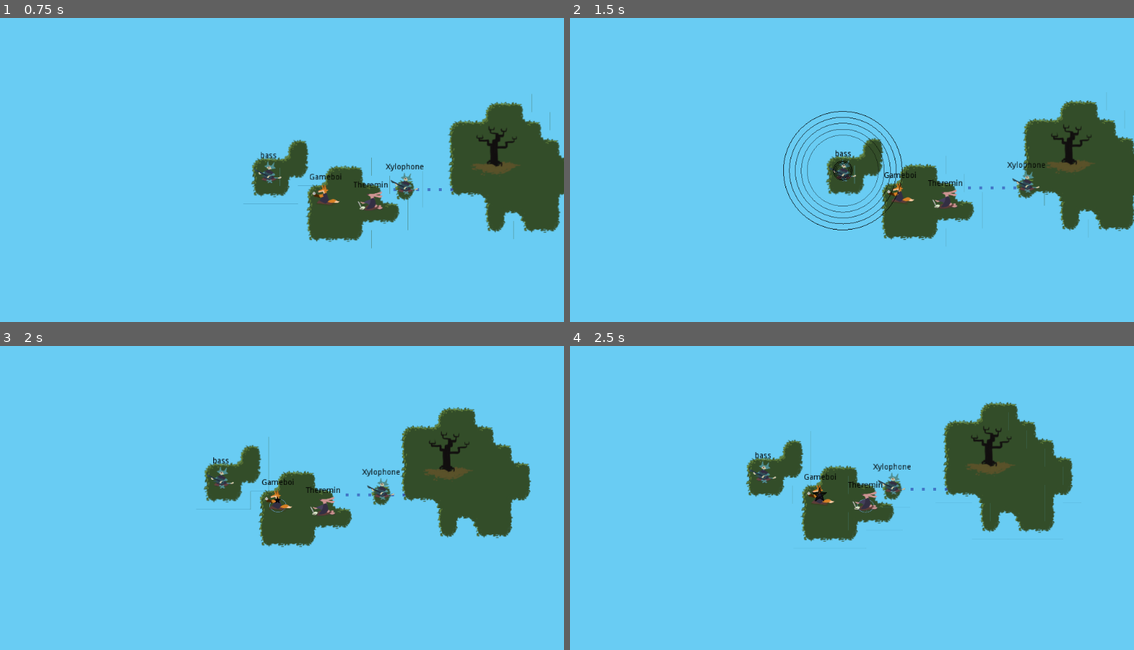
Above: before the commit, frames 1-4 (two rows, left to right).
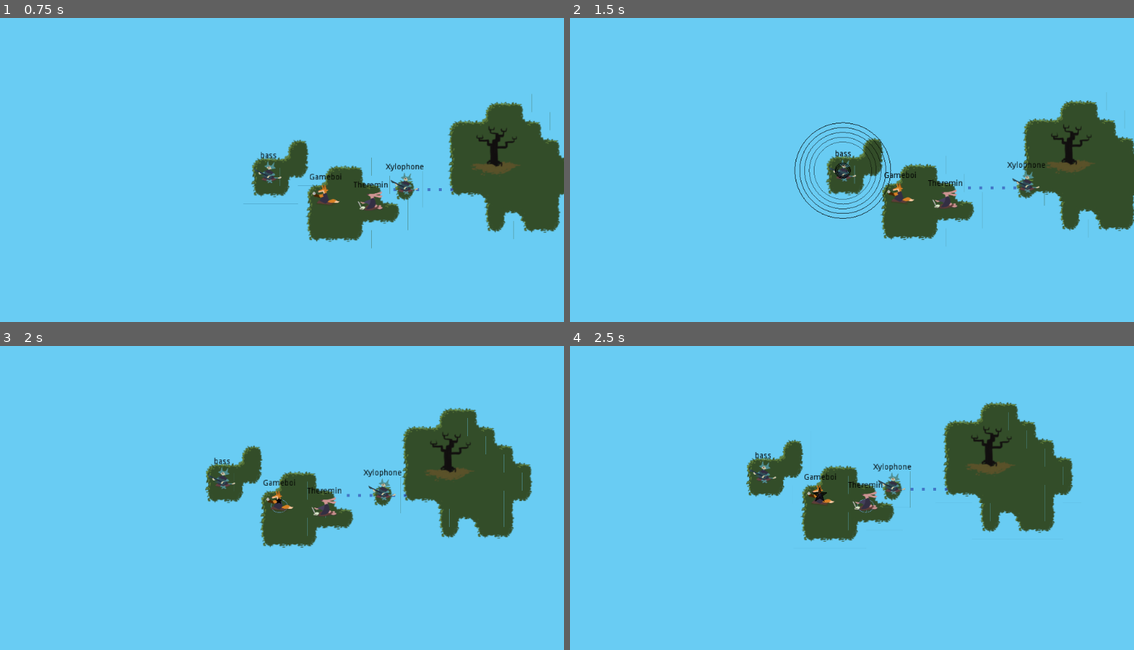
Above: after the commit, the same moments.

Repository: uspgamedev/skyjammers
Game: Godot game, scene res://menus/stage-selector/main.tscn
Two runs of this game, one before a commit and one after it. Both use one fixed random seed, a clock stepped at 60 frames per second and the inputs below. Sound files missing from this copy of the repository are replaced by a short silence.
Inputs:
- Up to frame 1 (0.75 s): click "Stage 01" at 0.5 s
- Up to frame 2 (1.5 s): tap Enter (ui_accept) at 1.25 s; hold Space (action_play) from 1.28 s (still down)
- Up to frame 3 (2 s): keep holding Space (action_play); tap Enter (ui_accept) at 1.52 s
- Up to frame 4 (2.5 s): release Space (action_play) at 2.03 s; tap Space (action_play) at 2.1 s; tap Enter (ui_accept) at 2.27 s

Frame 1 is identical in both runs. In frame 2, 1.4% of the frame differs, in the area x 37-59%, y 30-70%; in frame 3, 2.4%, in the area x 36-95%, y 20-67%; in frame 4, 0.1%.

Commit message:
Making test levels

Diff:
--- a/game/Instruments/Bass/Bass.tscn
+++ b/game/Instruments/Bass/Bass.tscn
@@ -3,8 +3,6 @@
 [ext_resource path="res://Instruments/Instrument.tscn" type="PackedScene" id=1]
 
 [node name="Bass" instance=ExtResource( 1 )]
-
-growth = 15.0
 
 [node name="Label" type="Label" parent="." index="4"]
 
--- a/game/menus/stage-selector/main.tscn
+++ b/game/menus/stage-selector/main.tscn
@@ -1,11 +1,10 @@
-[gd_scene load_steps=7 format=2]
+[gd_scene load_steps=6 format=2]
 
 [ext_resource path="res://menus/theme.tres" type="Theme" id=1]
 [ext_resource path="res://menus/stage-selector/button.tscn" type="PackedScene" id=2]
 [ext_resource path="res://stages/stage01.tscn" type="PackedScene" id=3]
-[ext_resource path="res://stages/stage02.tscn" type="PackedScene" id=4]
-[ext_resource path="res://stages/stage03.tscn" type="PackedScene" id=5]
-[ext_resource path="res://test/TheFinalStage.tscn" type="PackedScene" id=6]
+[ext_resource path="res://stages/stage03.tscn" type="PackedScene" id=4]
+[ext_resource path="res://test/TheFinalStage.tscn" type="PackedScene" id=5]
 
 [node name="StageSelector" type="Control"]
 
@@ -78,18 +77,18 @@
 margin_left = 160.0
 margin_right = 316.0
 text = " Stage 02 "
-stage_scene = ExtResource( 4 )
+stage_scene = ExtResource( 3 )
 
 [node name="Button3" parent="Panel/VBoxContainer/GridContainer" index="2" instance=ExtResource( 2 )]
 
 margin_left = 320.0
 margin_right = 460.0
 text = "Stage 03"
-stage_scene = ExtResource( 5 )
+stage_scene = ExtResource( 4 )
 
 [node name="Button4" parent="Panel/VBoxContainer/GridContainer" index="3" instance=ExtResource( 2 )]
 
 margin_left = 464.0
 margin_right = 711.0
 text = "THE FINAL STAGE"
-stage_scene = ExtResource( 6 )
+stage_scene = ExtResource( 5 )
--- a/game/test/tui.tscn
+++ b/game/test/tui.tscn
@@ -1,13 +1,27 @@
-[gd_scene load_steps=3 format=2]
+[gd_scene load_steps=6 format=2]
 
 [ext_resource path="res://stages/base.tscn" type="PackedScene" id=1]
-[ext_resource path="res://Instruments/GameBoy/Gameboy.tscn" type="PackedScene" id=2]
+[ext_resource path="res://islands/Island.tscn" type="PackedScene" id=2]
+[ext_resource path="res://goal/Goal.tscn" type="PackedScene" id=3]
+[ext_resource path="res://Sentinels/Sentinel.tscn" type="PackedScene" id=4]
+[ext_resource path="res://Instruments/Xylophone/Xylophone.tscn" type="PackedScene" id=5]
 
 [node name="Stage" index="0" instance=ExtResource( 1 )]
 
-initial_bard_path = NodePath("Instruments/Gameboy")
+initial_bard_path = NodePath("Instruments/Island/Xylophone")
 
-[node name="Gameboy" parent="Instruments" index="0" instance=ExtResource( 2 )]
+[node name="Island" parent="Instruments" index="0" instance=ExtResource( 2 )]
 
-growth = 20.0
-duration = 1.0
+tile_data = PoolIntArray( -65542, 0, 0, -65541, 1, 0, -65540, 2, 0, -65539, 1, 0, -65538, 3, 0, -65537, 0, 0, -131072, 1, 0, -131071, 2, 0, -131070, 1, 0, -131069, 2, 0, -131068, 3, 0, -6, 4, 0, -5, 9, 0, -4, 9, 0, -3, 6, 0, -2, 28, 0, -1, 31, 0, -65536, 6, 0, -65535, 6, 0, -65534, 6, 0, -65533, 6, 0, -65532, 7, 0, 65530, 12, 0, 65531, 19, 0, 65532, 6, 0, 65533, 6, 0, 65534, 6, 0, 65535, 6, 0, 0, 6, 0, 1, 5, 0, 2, 6, 0, 3, 6, 0, 4, 11, 0, 131067, 12, 0, 131068, 13, 0, 131069, 14, 0, 131070, 13, 0, 131071, 14, 0, 65536, 13, 0, 65537, 14, 0, 65538, 13, 0, 65539, 14, 0, 65540, 15, 0 )
+
+[node name="Goal" parent="Instruments/Island" index="0" instance=ExtResource( 3 )]
+
+position = Vector2( 100, 0 )
+
+[node name="Sentinel" parent="Instruments/Island" index="1" instance=ExtResource( 4 )]
+
+position = Vector2( 50, 0 )
+
+[node name="Xylophone" parent="Instruments/Island" index="2" instance=ExtResource( 5 )]
+
+position = Vector2( -140, -20 )
